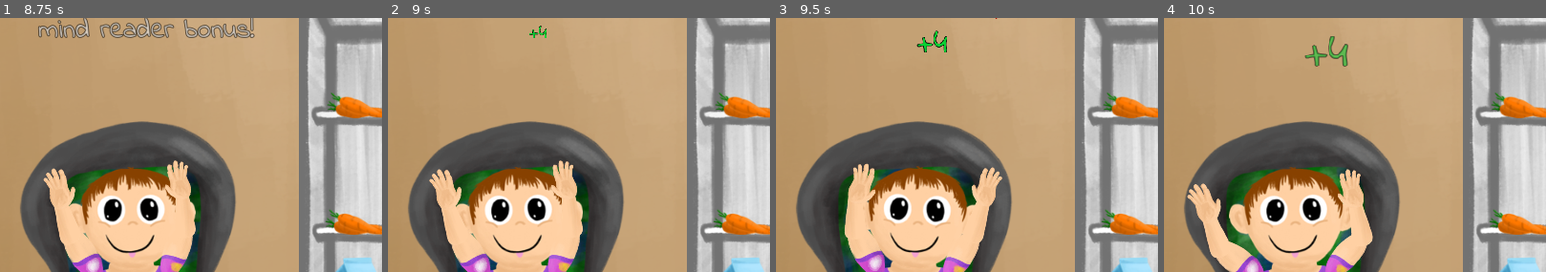
Above: before the commit, frames 1-4 (left to right).
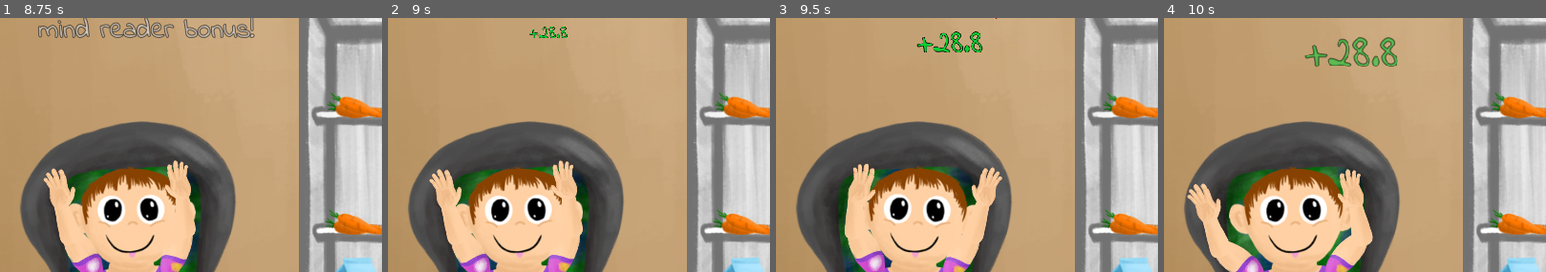
Above: after the commit, the same moments.

Repository: metcalf-putnam/famJam2021
Game: Godot game, scene res://base_scene/base.tscn
The game is run twice, just before and just after one commit, with the same random seed, the same clock (stepped at 60 frames per second) and the same inputs.
Inputs (mouse positions are % of the whole screen's width and height, from its top left):
- Up to frame 1 (8.75 s): move the mouse to (72, 45) at 0.52 s; click (72, 45) at 0.67 s; tap Enter at 1.25 s; move the mouse to (30, 55) at 1.27 s; click (30, 55) at 1.42 s; click "reload" at 2 s; move the mouse to (60, 28) at 2.77 s; click (60, 28) at 2.92 s; click "normal" at 3.5 s; click "normal" at 4.25 s; click "start" at 5 s; move the mouse to (8, 22) at 5.77 s; click (8, 22) at 5.92 s; move the mouse to (21, 23) at 6.52 s; click (21, 23) at 6.67 s; move the mouse to (8, 45) at 7.27 s; click (8, 45) at 7.42 s; move the mouse to (20, 46) at 8.02 s; click (20, 46) at 8.17 s
- Up to frame 2 (9 s): move the mouse to (8, 67) at 8.77 s; click (8, 67) at 8.92 s
- Up to frame 3 (9.5 s): no input
- Up to frame 4 (10 s): move the mouse to (21, 68) at 9.52 s; click (21, 68) at 9.67 s
The pictures show only the part of the screen within x 33-83%, y 11-61%; the shares and areas given below are measured in that part.

Frame 1 is identical in both runs. In frame 2, 0.2% of the frame differs, in the area x 39-47%, y 3-8%; in frame 3, 0.6%; in frame 4, 1.1%, in the area x 42-62%, y 7-20%.

Commit message:
text reflects actual change

Diff:
--- a/meter/meter.gd
+++ b/meter/meter.gd
@@ -104,7 +104,7 @@
 	else:
 		$Change.self_modulate = negative_color
 
-	$Change.text = prefix + str(amount)
+	$Change.text = prefix + str(adjustedAmount)
 
 	if clue_level_multipliers[clue_level] > 1 and amount > 0 and not fed_wrong_food:
 		$Heart/ValueAnim.play("bonus_anim")
